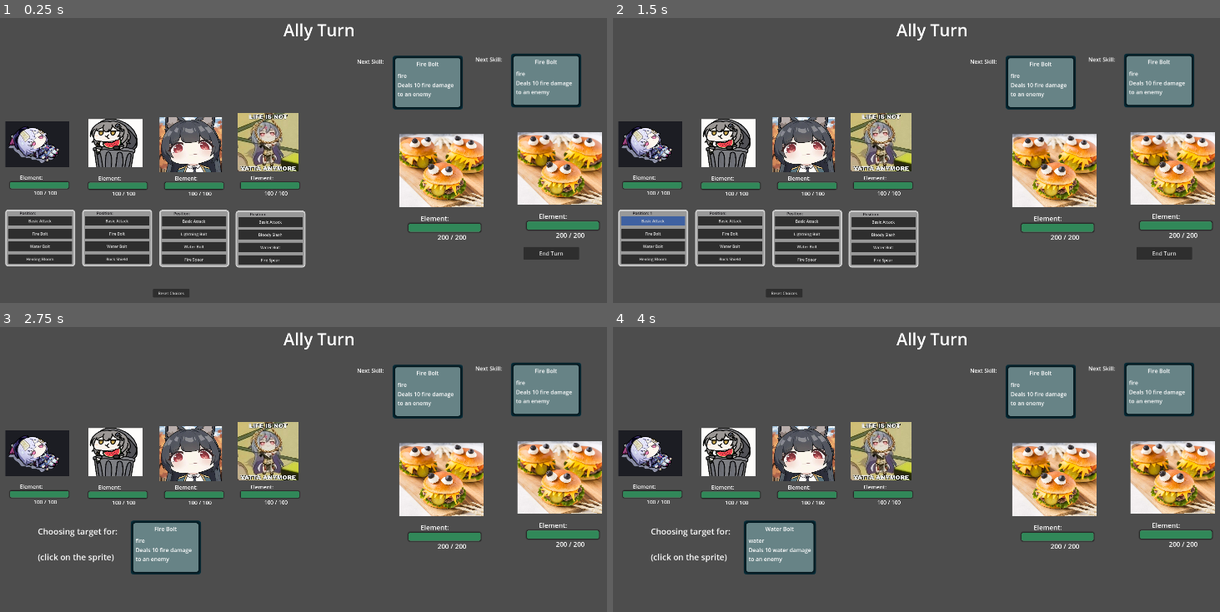
Above: before the commit, frames 1-4 (two rows, left to right).
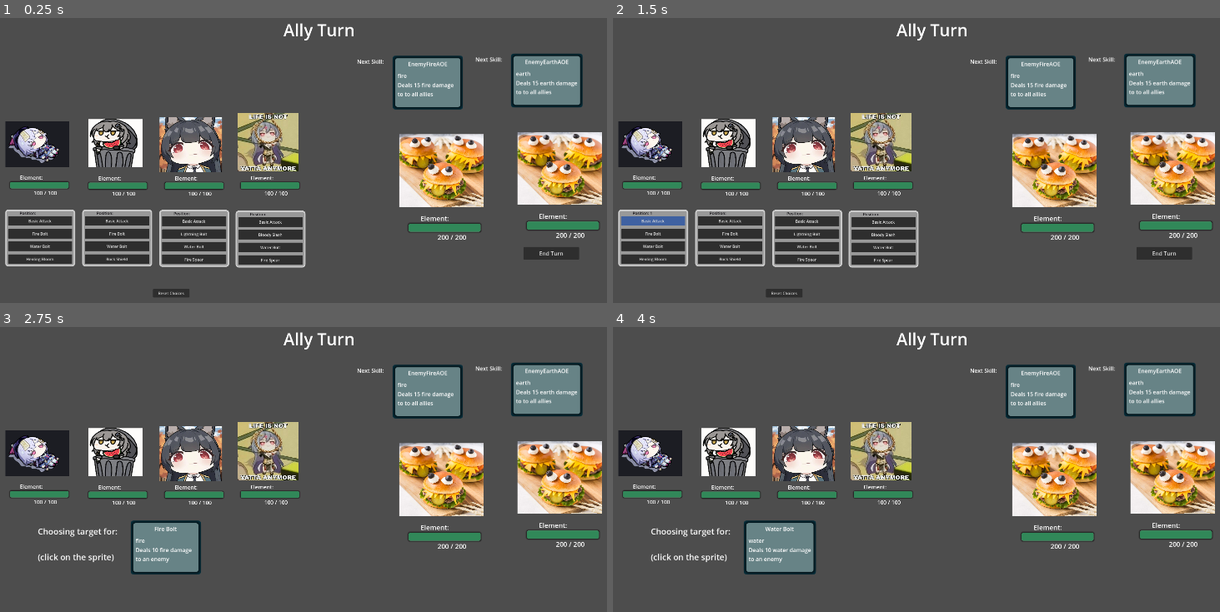
Above: after the commit, the same moments.

Repository: JuneauPlayz/project-burge
Game: Godot game, scene res://scenes/combat_test_2.tscn
Two runs of this game, one before a commit and one after it. Both use one fixed random seed, a clock stepped at 60 frames per second and the inputs below. This scene is started directly instead of the project's main scene.
Inputs (mouse positions are in pixels of both pictures, inside the frame that each line leads up to):
- Up to frame 1 (0.25 s): no input
- Up to frame 2 (1.5 s): click "Basic Attack" at 0.5 s; click (1171, 191) at 1.27 s
- Up to frame 3 (2.75 s): click "Fire Bolt" at 2 s
- Up to frame 4 (4 s): click (1171, 500) at 2.77 s; click "Water Bolt" at 3.5 s

The runs differ from the first frame. In frame 1, 0.4% of the frame differs, in the area x 66-97%, y 12-32%; in frame 2, 0.4%; in frame 3, 0.4%; in frame 4, 0.4%.

Commit message:
bubble reaction

Diff:
--- /dev/null
+++ b/resources/Skills/AOEEarth.tres
@@ -0,0 +1,15 @@
+[gd_resource type="Resource" script_class="Skill" load_steps=2 format=3 uid="uid://d0sxdut8uscys"]
+
+[ext_resource type="Script" path="res://scripts/skill.gd" id="1_vyqcj"]
+
+[resource]
+script = ExtResource("1_vyqcj")
+name = "EnemyEarthAOE"
+damage = 15
+element = "earth"
+damaging = true
+healing = false
+shielding = false
+friendly = false
+status_effects = []
+target_type = "all_allies"
--- /dev/null
+++ b/resources/Skills/AOEFire.tres
@@ -0,0 +1,15 @@
+[gd_resource type="Resource" script_class="Skill" load_steps=2 format=3 uid="uid://cr3bbtfskjida"]
+
+[ext_resource type="Script" path="res://scripts/skill.gd" id="1_ljwc7"]
+
+[resource]
+script = ExtResource("1_ljwc7")
+name = "EnemyFireAOE"
+damage = 15
+element = "fire"
+damaging = true
+healing = false
+shielding = false
+friendly = false
+status_effects = []
+target_type = "all_allies"
--- a/resources/Skills/Rock Shield.tres
+++ b/resources/Skills/Rock Shield.tres
@@ -5,7 +5,7 @@
 [resource]
 script = ExtResource("1_tff2v")
 name = "Rock Shield"
-damage = 20
+damage = 37
 element = "earth"
 damaging = false
 healing = false
--- /dev/null
+++ b/resources/Status Effects/Bubble.tres
@@ -0,0 +1,11 @@
+[gd_resource type="Resource" script_class="Dot_Status" load_steps=2 format=3 uid="uid://cc71su8bmjhdj"]
+
+[ext_resource type="Script" path="res://scripts/DoT_Status.gd" id="1_fcc46"]
+
+[resource]
+script = ExtResource("1_fcc46")
+pre_turn = 0
+damage = 0
+element = ""
+turns_remaining = 0
+unique_type = "bubble"
--- a/scenes/burger_enemy.tscn
+++ b/scenes/burger_enemy.tscn
@@ -81,6 +81,7 @@
 metadata/_edit_use_anchors_ = true
 
 [node name="TargetingArea" type="Button" parent="."]
+visible = false
 offset_left = 45.0
 offset_top = 217.0
 offset_right = 288.0
--- a/scenes/combat_manager.gd
+++ b/scenes/combat_manager.gd
@@ -99,13 +99,11 @@
 	await get_tree().create_timer(0.25).timeout
 	enemy_pre_status()
 	await get_tree().create_timer(0.3).timeout
-	var skill = enemy1.current_skill
-	ally1.receive_skill(skill)
-	ally2.receive_skill(skill)
-	ally3.receive_skill(skill)
-	ally4.receive_skill(skill)
-	hit.emit()
-	enemy1.change_skills()
+	for enemy in enemies:
+		use_skill(enemy.current_skill,null)
+		hit.emit()
+		enemy.change_skills()
+		await get_tree().create_timer(0.45).timeout
 	await get_tree().create_timer(0.1).timeout
 	enemy_post_status()
 	await get_tree().create_timer(0.3).timeout
@@ -114,8 +112,12 @@
 func use_skill(skill,target):
 	if (target == null):
 		if (skill.target_type == "all_allies"):
-			for ally in allies:
-				ally.receive_skill_friendly(skill)
+			if (skill.friendly == true):
+				for ally in allies:
+					ally.receive_skill_friendly(skill)
+			else:
+				for ally in allies:
+					ally.receive_skill(skill)
 	else:
 		if skill.damaging == true:
 			target.receive_skill(skill)
--- a/scenes/combat_test_2.tscn
+++ b/scenes/combat_test_2.tscn
@@ -23,6 +23,8 @@
 [ext_resource type="Resource" uid="uid://clidntww233oy" path="res://resources/Skills/Bloody_Slash.tres" id="17_o3a1s"]
 [ext_resource type="PackedScene" uid="uid://bi555vcqhi0p5" path="res://scenes/burger_enemy.tscn" id="17_oeje8"]
 [ext_resource type="AudioStream" uid="uid://c0fyotn8lqfkv" path="res://assets/fire hit.mp3" id="18_g8ami"]
+[ext_resource type="Resource" uid="uid://d0sxdut8uscys" path="res://resources/Skills/AOEEarth.tres" id="21_st4wd"]
+[ext_resource type="Resource" uid="uid://cr3bbtfskjida" path="res://resources/Skills/AOEFire.tres" id="22_bh7xm"]
 
 [sub_resource type="LabelSettings" id="LabelSettings_mo5rj"]
 font_size = 48
@@ -99,13 +101,13 @@
 offset_bottom = -506.0
 scale = Vector2(0.65, 0.65)
 
+[node name="DamageNumberOrigin" type="Node2D" parent="Ally1"]
+position = Vector2(115, 444)
+
 [node name="Qiqifallen" type="Sprite2D" parent="Ally1"]
 position = Vector2(119, 388)
 scale = Vector2(0.261113, 0.242546)
 texture = ExtResource("11_4linb")
-
-[node name="DamageNumberOrigin" type="Node2D" parent="Ally1"]
-position = Vector2(115, 444)
 
 [node name="Ally2" type="Node" parent="."]
 script = ExtResource("4_2mvrs")
@@ -130,13 +132,13 @@
 offset_bottom = -506.0
 scale = Vector2(0.65, 0.65)
 
+[node name="DamageNumberOrigin" type="Node2D" parent="Ally2"]
+position = Vector2(337, 457.75)
+
 [node name="Stelletrash" type="Sprite2D" parent="Ally2"]
 position = Vector2(345, 385)
 scale = Vector2(0.402062, 0.326291)
 texture = ExtResource("12_xxdvk")
-
-[node name="DamageNumberOrigin" type="Node2D" parent="Ally2"]
-position = Vector2(337, 457.75)
 
 [node name="Ally3" type="Node" parent="."]
 script = ExtResource("4_2mvrs")
@@ -161,13 +163,13 @@
 offset_bottom = -513.0
 scale = Vector2(0.65, 0.65)
 
+[node name="DamageNumberOrigin" type="Node2D" parent="Ally3"]
+position = Vector2(599, 467.75)
+
 [node name="Miyabii" type="Sprite2D" parent="Ally3"]
 position = Vector2(562, 389)
 scale = Vector2(0.348301, 0.307655)
 texture = ExtResource("13_3288v")
-
-[node name="DamageNumberOrigin" type="Node2D" parent="Ally3"]
-position = Vector2(599, 467.75)
 
 [node name="Ally4" type="Node" parent="."]
 script = ExtResource("4_2mvrs")
@@ -192,19 +194,23 @@
 offset_bottom = -507.0
 scale = Vector2(0.65, 0.65)
 
+[node name="DamageNumberOrigin" type="Node2D" parent="Ally4"]
+position = Vector2(840, 459.75)
+
 [node name="Yatta" type="Sprite2D" parent="Ally4"]
 position = Vector2(784, 382)
 scale = Vector2(0.354839, 0.341837)
 texture = ExtResource("14_hgdfq")
 
-[node name="DamageNumberOrigin" type="Node2D" parent="Ally4"]
-position = Vector2(840, 459.75)
-
 [node name="BurgerEnemy" parent="." instance=ExtResource("17_oeje8")]
 position = Vector2(1454, 132)
+skill1 = ExtResource("21_st4wd")
+skill2 = ExtResource("22_bh7xm")
 
 [node name="BurgerEnemy2" parent="." instance=ExtResource("17_oeje8")]
 position = Vector2(1113, 138)
+skill1 = ExtResource("22_bh7xm")
+skill2 = ExtResource("21_st4wd")
 
 [node name="EndTurn" type="Button" parent="."]
 offset_left = 1521.0
--- a/scripts/DamageNumbers.gd
+++ b/scripts/DamageNumbers.gd
@@ -66,3 +66,36 @@
 
 	await tween.finished
 	number.queue_free()
+
+func display_text(position: Vector2, element : String, text : String):
+	var number = Label.new()
+	number.text = text
+	number.global_position = position
+	number.z_index = 5
+	number.label_settings = LabelSettings.new()
+
+	var color = element_dict.get(element)
+
+
+	number.label_settings.font_color = color
+	number.label_settings.font_size = 38
+	number.label_settings.outline_color = "#000"
+	number.label_settings.outline_size = 1
+
+	call_deferred("add_child", number)
+	await number.resized
+	number.pivot_offset = Vector2(number.size / 2)
+	var tween = get_tree().create_tween()
+	tween.set_parallel(true)
+	tween.tween_property(
+		number, "position:y", number.position.y - 24, 0.15
+	).set_ease(Tween.EASE_OUT)
+	tween.tween_property(
+		number, "position:y", number.position.y+25, 0.25
+	).set_ease(Tween.EASE_IN).set_delay(0.4)
+	tween.tween_property(
+		number, "scale", number.scale*0.5, 0.25
+	).set_ease(Tween.EASE_IN).set_delay(0.5)
+
+	await tween.finished
+	number.queue_free()
--- a/scripts/DoT_Status.gd
+++ b/scripts/DoT_Status.gd
@@ -5,3 +5,4 @@
 @export var damage : int
 @export var element : String
 @export var turns_remaining : int
+@export_enum("bubble") var unique_type : String
--- a/scripts/ReactionManager.gd
+++ b/scripts/ReactionManager.gd
@@ -2,7 +2,11 @@
 
 var vaporize_mult = 2
 var shock_mult = 0.25
+var erupt_mult = 3
 signal reaction_finished
+var BUBBLE = preload("res://resources/Status Effects/Bubble.tres")
+
+
 # Called when the node enters the scene tree for the first time.
 func _ready() -> void:
 	pass # Replace with function body.
@@ -22,129 +26,160 @@
 			match elem2:
 				"water":
 					res_value = roundi(value * vaporize_mult)
-					unit.take_damage(res_value * hostile)
 					reaction = " Vaporize!"
+					if hostile == 1:
+						DamageNumbers.display_number(unit.take_damage(res_value * hostile), unit.get_child(2).global_position, elem2, reaction)
+					unit.current_element = "none"
+				"lightning":
+					res_value = roundi(value)
+					reaction = " Detonate!"
+					if hostile == 1:
+						DamageNumbers.display_number(unit.take_damage(res_value * hostile), unit.get_child(2).global_position, elem2, reaction)
+					unit.current_element = "none"
+				"earth":
+					res_value = roundi(value)
+					if (unit.shield > 0):
+						var shield = unit.shield
+						#if shield wont break
+						if ((value * erupt_mult) < shield):
+							unit.take_damage(value * erupt_mult)
+							res_value = value * erupt_mult
+							reaction = " Erupted!"
+						else:
+							var shield_dmg = (shield + erupt_mult-1) / erupt_mult
+							value -= shield_dmg
+							res_value = value + shield
+							unit.take_damage(res_value)
+							reaction = " Erupted!"
+					else:
+						unit.take_damage(res_value * hostile)
 					if hostile == 1:
 						DamageNumbers.display_number(res_value, unit.get_child(2).global_position, elem2, reaction)
 					unit.current_element = "none"
-				"lightning":
-					res_value = roundi(value)
-					unit.take_damage(res_value * hostile)
-					reaction = " Detonate!"
+				"grass":
 					if hostile == 1:
-						DamageNumbers.display_number(res_value, unit.get_child(2).global_position, elem2, reaction)
-					unit.current_element = "none"
-				"earth":
-					unit.current_element = "none"
-					res_value = roundi(value)
-					unit.take_damage(res_value * hostile)
-					if hostile == 1:
-						DamageNumbers.display_number(res_value, unit.get_child(2).global_position, elem2, reaction)
+						DamageNumbers.display_number(unit.take_damage(roundi(value * hostile)), unit.get_child(2).global_position, elem2, reaction)
 					unit.current_element = "none"
 		# water reactions
 		"water":
 			match elem2:
 				"fire":
 					res_value = roundi(value * vaporize_mult)
-					unit.take_damage(res_value * hostile)
 					reaction = " Vaporize!"
 					if hostile == 1:
-						DamageNumbers.display_number(res_value, unit.get_child(2).global_position, elem2, reaction)
+						DamageNumbers.display_number(unit.take_damage(res_value * hostile), unit.get_child(2).global_position, elem2, reaction)
 					unit.current_element = "none"
 				"lightning":
 					reaction = " Shock!"
 					res_value = roundi(value * shock_mult)
-					unit.take_damage(roundi(value * hostile))
 					if hostile == 1:
-						DamageNumbers.display_number(roundi(value), unit.get_child(2).global_position, elem2, reaction)
+						DamageNumbers.display_number(unit.take_damage(roundi(value * hostile)), unit.get_child(2).global_position, elem2, reaction)
 						await get_tree().create_timer(0.2).timeout
-						unit.take_damage(res_value)
-						DamageNumbers.display_number(res_value, unit.get_child(2).global_position, elem2, reaction)
+						DamageNumbers.display_number(unit.take_damage(res_value), unit.get_child(2).global_position, elem2, reaction)
 						await get_tree().create_timer(0.2).timeout
-						unit.take_damage(res_value)
-						DamageNumbers.display_number(res_value, unit.get_child(2).global_position, elem2, reaction)
+						DamageNumbers.display_number(unit.take_damage(res_value), unit.get_child(2).global_position, elem2, reaction)
 						await get_tree().create_timer(0.2).timeout
-						unit.take_damage(res_value)
-						DamageNumbers.display_number(res_value, unit.get_child(2).global_position, elem2, reaction)
+						DamageNumbers.display_number(unit.take_damage(res_value), unit.get_child(2).global_position, elem2, reaction)
 					unit.current_element = "lightning"
 				"earth":
-					unit.take_damage(roundi(value * hostile))
 					if hostile == 1:
-						DamageNumbers.display_number(res_value, unit.get_child(2).global_position, elem2, reaction)
+						DamageNumbers.display_number(unit.take_damage(roundi(value * hostile)), unit.get_child(2).global_position, elem2, reaction)
+					unit.current_element = "none"
+				"grass":
+					if hostile == 1:
+						DamageNumbers.display_number(unit.take_damage(roundi(value * hostile)), unit.get_child(2).global_position, elem2, reaction)
 					unit.current_element = "none"
 		"lightning":
 			match elem2:
 				"fire":
 					res_value = roundi(value)
-					unit.take_damage(res_value * hostile)
 					reaction = " Detonate!"
+					if hostile == 1:
+						DamageNumbers.display_number(unit.take_damage(res_value * hostile), unit.get_child(2).global_position, elem2, reaction)
+					unit.current_element = "none"
+				"water":
+					reaction = " Shock!"
+					res_value = roundi(value * shock_mult)
+					if hostile == 1:
+						DamageNumbers.display_number(unit.take_damage(roundi(value * hostile)), unit.get_child(2).global_position, elem2, reaction)
+						await get_tree().create_timer(0.2).timeout
+						DamageNumbers.display_number(unit.take_damage(res_value), unit.get_child(2).global_position, elem2, reaction)
+						await get_tree().create_timer(0.2).timeout
+						DamageNumbers.display_number(unit.take_damage(res_value), unit.get_child(2).global_position, elem2, reaction)
+						await get_tree().create_timer(0.2).timeout
+						DamageNumbers.display_number(unit.take_damage(res_value), unit.get_child(2).global_position, elem2, reaction)
+					unit.current_element = "lightning"
+				"earth":
+					if hostile == 1:
+						DamageNumbers.display_number(unit.take_damage(res_value * hostile), unit.get_child(2).global_position, elem2, reaction)
+					unit.current_element = "none"
+				"grass":
+					if hostile == 1:
+						DamageNumbers.display_number(unit.take_damage(res_value * hostile), unit.get_child(2).global_position, elem2, reaction)
+					unit.current_element = "none"
+		"earth":
+			match elem2:
+				"earth":
+					if hostile == 1:
+						DamageNumbers.display_number(unit.take_damage(res_value * hostile), unit.get_child(2).global_position, elem2, reaction)
+					unit.current_element = "none"
+				"fire":
+					res_value = roundi(value)
+					if (unit.shield > 0):
+						var shield = unit.shield
+						#if shield wont break
+						if ((value * erupt_mult) < shield):
+							unit.take_damage(value * erupt_mult)
+							res_value = value * erupt_mult
+							reaction = " Erupted!"
+						else:
+							var shield_dmg = (shield + erupt_mult-1) / erupt_mult
+							value -= shield_dmg
+							res_value = value + shield
+							unit.take_damage(res_value)
+							reaction = " Erupted!!"
+					else:
+						unit.take_damage(res_value * hostile)
 					if hostile == 1:
 						DamageNumbers.display_number(res_value, unit.get_child(2).global_position, elem2, reaction)
 					unit.current_element = "none"
 				"water":
-					reaction = " Shock!"
-					res_value = roundi(value * shock_mult)
-					unit.take_damage(roundi(value * hostile))
 					if hostile == 1:
-						DamageNumbers.display_number(roundi(value), unit.get_child(2).global_position, elem2, reaction)
-						await get_tree().create_timer(0.2).timeout
-						unit.take_damage(res_value)
-						DamageNumbers.display_number(res_value, unit.get_child(2).global_position, elem2, reaction)
-						await get_tree().create_timer(0.2).timeout
-						unit.take_damage(res_value)
-						DamageNumbers.display_number(res_value, unit.get_child(2).global_position, elem2, reaction)
-						await get_tree().create_timer(0.2).timeout
-						unit.take_damage(res_value)
-						DamageNumbers.display_number(res_value, unit.get_child(2).global_position, elem2, reaction)
-					unit.current_element = "lightning"
-				"earth":
-					unit.take_damage(roundi(value * hostile))
-					if hostile == 1:
-						DamageNumbers.display_number(res_value, unit.get_child(2).global_position, elem2, reaction)
-					unit.current_element = "none"
-		"earth":
-			match elem2:
-				"earth":
-					unit.take_damage(roundi(value * hostile))
-					if hostile == 1:
-						DamageNumbers.display_number(res_value, unit.get_child(2).global_position, elem2, reaction)
-					unit.current_element = "none"
-				"fire":
-					unit.take_damage(roundi(value * hostile))
-					if hostile == 1:
-						DamageNumbers.display_number(res_value, unit.get_child(2).global_position, elem2, reaction)
-					unit.current_element = "none"
-				"water":
-					unit.take_damage(roundi(value * hostile))
-					if hostile == 1:
-						DamageNumbers.display_number(res_value, unit.get_child(2).global_position, elem2, reaction)
+						DamageNumbers.display_number(unit.take_damage(roundi(value * hostile)), unit.get_child(2).global_position, elem2, reaction)
 					unit.current_element = "none"
 				"lightning":
-					unit.take_damage(roundi(value * hostile))
 					if hostile == 1:
-						DamageNumbers.display_number(res_value, unit.get_child(2).global_position, elem2, reaction)
+						DamageNumbers.display_number(unit.take_damage(roundi(value * hostile)), unit.get_child(2).global_position, elem2, reaction)
+					unit.current_element = "none"
+				"grass":
+					var bubble_effect = BUBBLE.duplicate()
+					DamageNumbers.display_text(unit.get_child(2).global_position, "grass", "Bubbled!")
+					unit.status.append(bubble_effect)
+					unit.bubbled = true
 					unit.current_element = "none"
 		"grass":
 			match elem2:
+				"grass":
+					if hostile == 1:
+						DamageNumbers.display_number(unit.take_damage(roundi(value * hostile)), unit.get_child(2).global_position, elem2, reaction)
+					unit.current_element = "none"
 				"earth":
-					unit.take_damage(roundi(value * hostile))
-					if hostile == 1:
-						DamageNumbers.display_number(res_value, unit.get_child(2).global_position, elem2, reaction)
+					var bubble_effect = BUBBLE.duplicate()
+					DamageNumbers.display_text(unit.get_child(2).global_position, "grass", "Bubbled!")
+					unit.status.append(bubble_effect)
+					unit.bubbled = true
 					unit.current_element = "none"
 				"fire":
-					unit.take_damage(roundi(value * hostile))
 					if hostile == 1:
-						DamageNumbers.display_number(res_value, unit.get_child(2).global_position, elem2, reaction)
+						DamageNumbers.display_number(unit.take_damage(roundi(value * hostile)), unit.get_child(2).global_position, elem2, reaction)
 					unit.current_element = "none"
 				"water":
-					unit.take_damage(roundi(value * hostile))
 					if hostile == 1:
-						DamageNumbers.display_number(res_value, unit.get_child(2).global_position, elem2, reaction)
+						DamageNumbers.display_number(unit.take_damage(roundi(value * hostile)), unit.get_child(2).global_position, elem2, reaction)
 					unit.current_element = "none"
 				"lightning":
-					unit.take_damage(roundi(value * hostile))
 					if hostile == 1:
-						DamageNumbers.display_number(res_value, unit.get_child(2).global_position, elem2, reaction)
+						DamageNumbers.display_number(unit.take_damage(roundi(value * hostile)), unit.get_child(2).global_position, elem2, reaction)
 					unit.current_element = "none"
 
 	reaction_finished.emit()
--- a/scripts/ally.gd
+++ b/scripts/ally.gd
@@ -11,6 +11,8 @@
 @onready var spell_select_ui: Control = $SpellSelectUi
 @onready var hp_bar: Control = $"HP Bar"
 
+# special status checks
+var bubbled = false
 
 
 # Called when the node enters the scene tree for the first time.
@@ -32,8 +34,7 @@
 	var r = await ReactionManager.reaction(current_element, skill.element, self, skill.damage, 1)
 	# no reaction
 	if (!r):
-		self.take_damage(skill.damage)
-		DamageNumbers.display_number(skill.damage, damage_number_origin.global_position, skill.element, reaction)
+		DamageNumbers.display_number(self.take_damage(skill.damage), damage_number_origin.global_position, skill.element, reaction)
 		# don't change current element if skill has no element
 		if (skill.element != "none"):
 			current_element = skill.element
@@ -67,6 +68,11 @@
 
 func take_damage(damage : int):
 	var damage_left = damage
+	var total_dmg = damage
+	if bubbled:
+		damage_left = damage/2
+		total_dmg = damage_left
+		bubbled = false
 	if (shield > 0):
 		if (shield <= damage_left):
 			damage_left -= shield
@@ -77,6 +83,7 @@
 		hp_bar.set_shield(shield)
 	health -= damage_left
 	hp_bar.set_hp(health)
+	return total_dmg
 
 func receive_healing(healing: int):
 	health += healing
@@ -99,8 +106,12 @@
 	hp_bar.set_shield(shield)
 
 func execute_status(status_effect):
-	take_damage(status_effect.damage)
-	DamageNumbers.display_number(status_effect.damage, damage_number_origin.global_position, status_effect.element, "")
+	if (status_effect.unique_type == "bubble"):
+		if status_effect.turns_remaining > 0:
+			bubbled = true
+	if (status_effect.damage > 0):
+		take_damage(status_effect.damage)
+		DamageNumbers.display_number(status_effect.damage, damage_number_origin.global_position, status_effect.element, "")
 	status_effect.turns_remaining -= 1
 	if status_effect.turns_remaining == 0:
 		status.erase(status_effect)
--- a/scripts/enemy.gd
+++ b/scripts/enemy.gd
@@ -71,6 +71,7 @@
 
 func take_damage(damage : int):
 	health -= damage
+	return damage
 	hp_bar.set_hp(health)
 
 func check_if_dead():
Not shown: 1 places in scenes/combat_test_2.tscn that only renumber resources
Not shown: 1 places in scenes/spell_select_ui.tscn that only renumber resources
